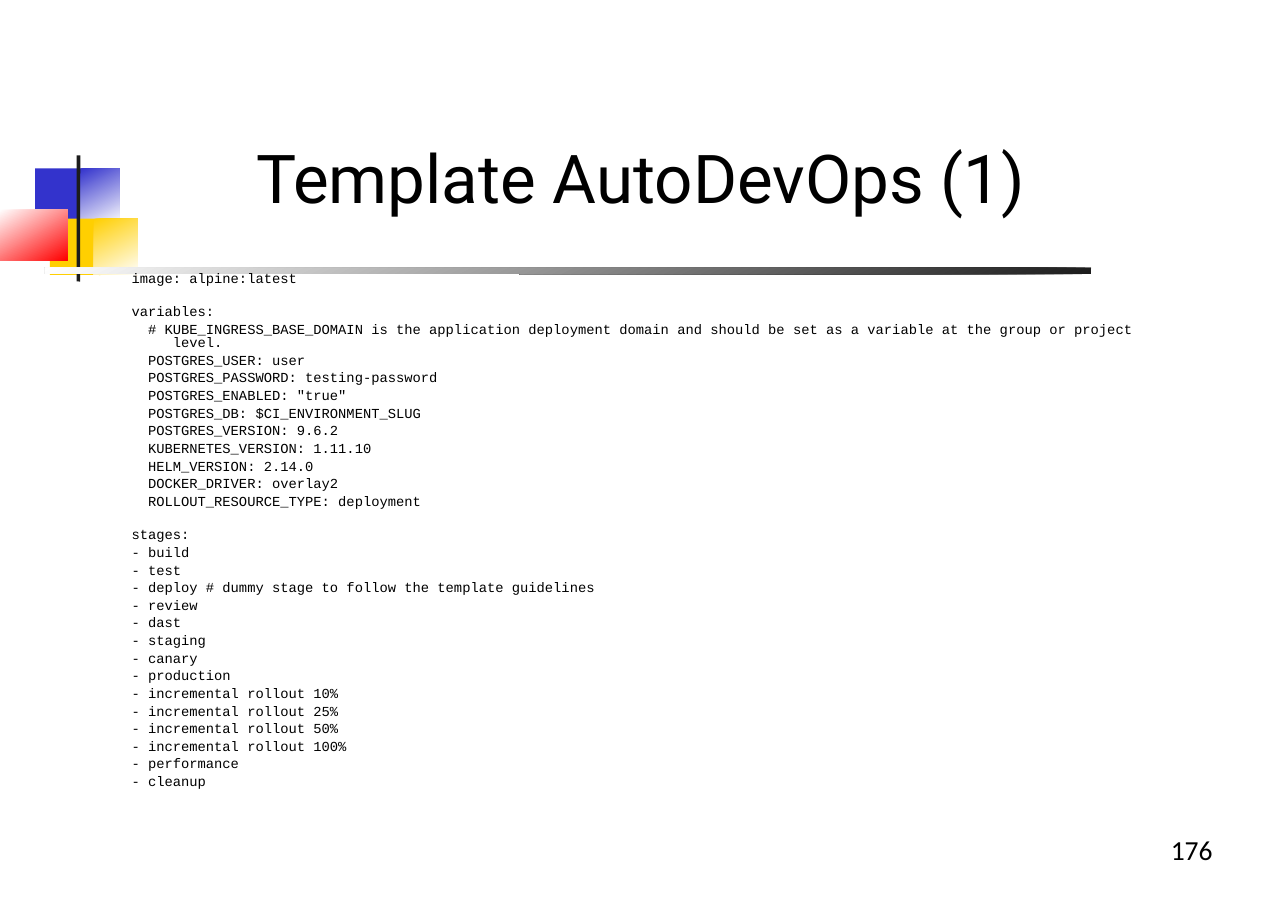
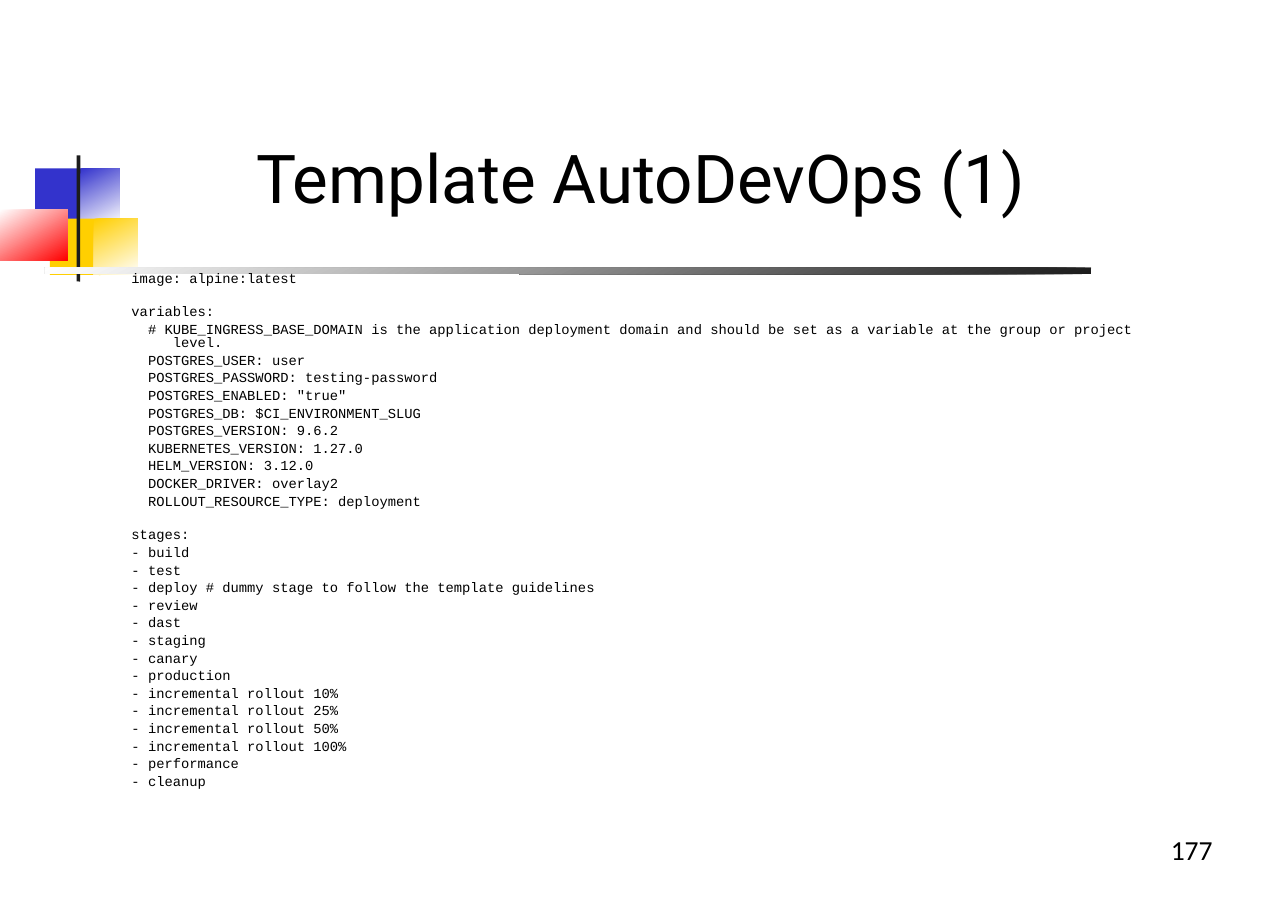
Before and after one commit to dthibau/gitlab, a slide deck: slide 177 of Gitlab.odp (slide 176 before the commit). Drawn at 1288x911 pixels with LibreOffice and Linux fonts; fonts in the diff are those of the drawing. Boxes give left, top, right and bottom in pixels: in the first picture for what was removed or moved away, otherwise in the second. Text is boxed around its words. In the diff, an @@ line names an element or a change of style, - is before the commit and + after.

```diff
--- a/Gitlab.odp
+++ b/Gitlab.odp
@@ text at (148, 443, 363, 472): text changed @@
-KUBERNETES_VERSION: 1.11.10
-HELM_VERSION: 2.14.0
+KUBERNETES_VERSION: 1.27.0
+HELM_VERSION: 3.12.0
@@ page number at (1171, 842, 1213, 860): text changed @@
-176
+177
```
Also in this commit, not shown: 22 other slides changed, 2 slides added, 65 slides removed, 1 other file.
